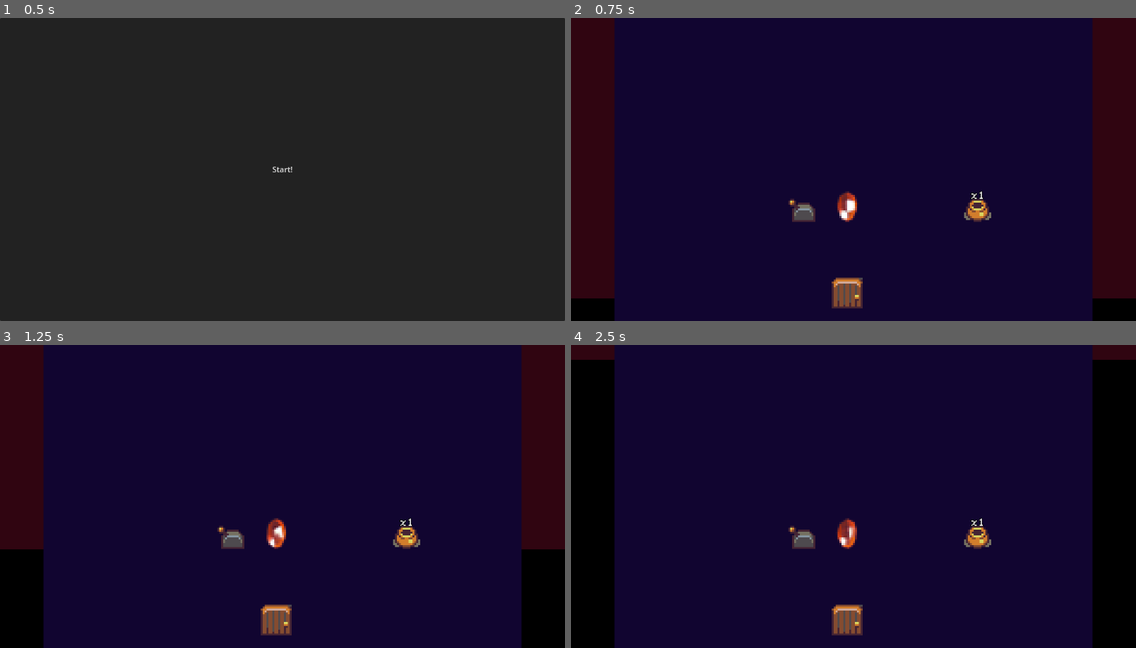
Above: before the commit, frames 1-4 (two rows, left to right).
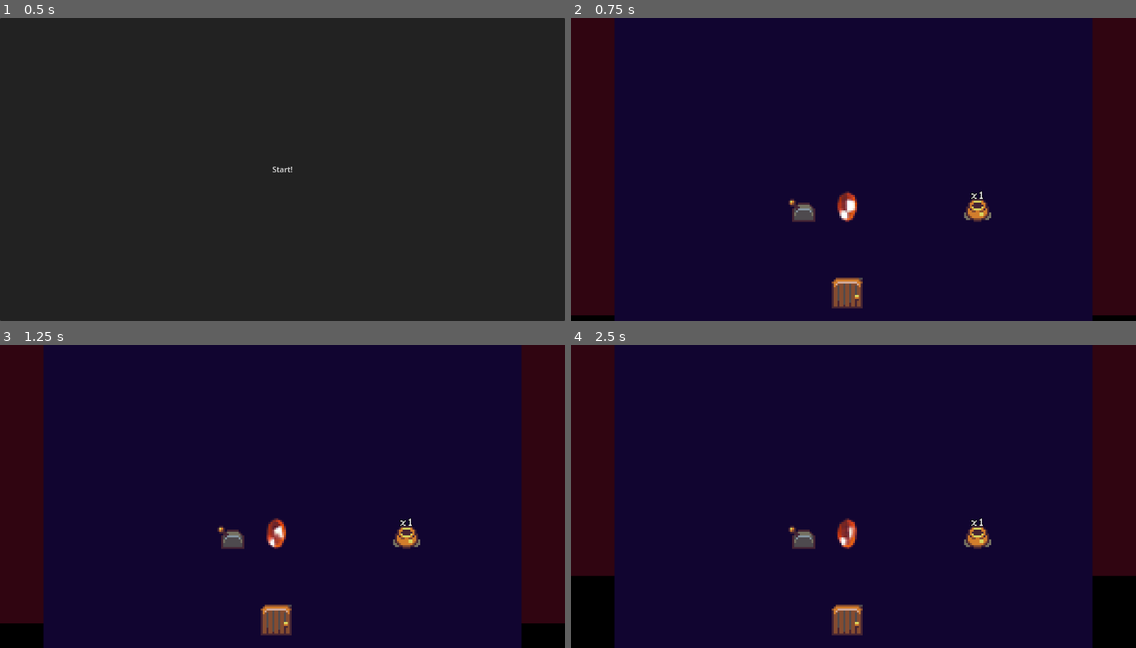
Above: after the commit, the same moments.

Repository: tedsteen/godot-cursors
Game: Godot game, scene res://main.tscn
The game is run twice, just before and just after one commit, with the same random seed, the same clock (stepped at 60 frames per second) and the same inputs. Sound files missing from this copy of the repository are replaced by a short silence.
Inputs (mouse positions are in pixels of both pictures, inside the frame that each line leads up to):
- Up to frame 1 (0.5 s): no input
- Up to frame 2 (0.75 s): click "Start!" at 0.5 s
- Up to frame 3 (1.25 s): no input
- Up to frame 4 (2.5 s): move the mouse to (977, 481) at 1.27 s; click (977, 481) at 1.42 s; move the mouse to (740, 511) at 2.02 s; click (740, 511) at 2.17 s

Frame 1 is identical in both runs. In frame 2, 0.9% of the frame differs, in the area x 0-100%, y 92-99%; in frame 3, 3.8%; in frame 4, 11%, in the area x 0-100%, y 4-77%.

Commit message:
fix going to next level

Diff:
--- a/dungeon.gd
+++ b/dungeon.gd
@@ -134,7 +134,7 @@
 	available_entities.append(gem)
 	#available_entities.append(Door.create(gem, pots_cleared, lever))
 
-	var stairs_up: StairsUp = StairsUp.create()
+	var stairs_up: StairsUp = StairsUp.create(goto_next_level)
 	var door_unlock_condition
 
 	if true or difficulty > 1 && rng.randi() % 3 == 0:
--- a/entities/stairs_up.gd
+++ b/entities/stairs_up.gd
@@ -4,10 +4,12 @@
 const stairs_up_res = preload("res://entities/stairs_up.tscn")
 
 @onready var next_level_audio = %NextLevelAudio
+var goto_next_level: Callable
 
-static func create() -> StairsUp:
+static func create(p_goto_next_level: Callable) -> StairsUp:
 	var stairs_up: StairsUp = stairs_up_res.instantiate()
 	stairs_up.add_to_group("up_stairs")
+	stairs_up.goto_next_level = p_goto_next_level
 	return stairs_up
 
 func handle_cursors(cursors: Array[Cursor]):
@@ -15,4 +17,4 @@
 	if clicked_cursors.size() > 0:
 		next_level_audio.play()
 	for cursor in clicked_cursors:
-		cursor.goto_next_level.call()
+		goto_next_level.call(cursor)
--- a/main.tscn
+++ b/main.tscn
@@ -27,7 +27,7 @@
 
 [node name="Main" type="Node2D"]
 script = SubResource("GDScript_s6kj2")
-cursor_lifetime = 2
+cursor_lifetime = 8
 
 [node name="PanelContainer" type="PanelContainer" parent="."]
 offset_right = 1170.0
